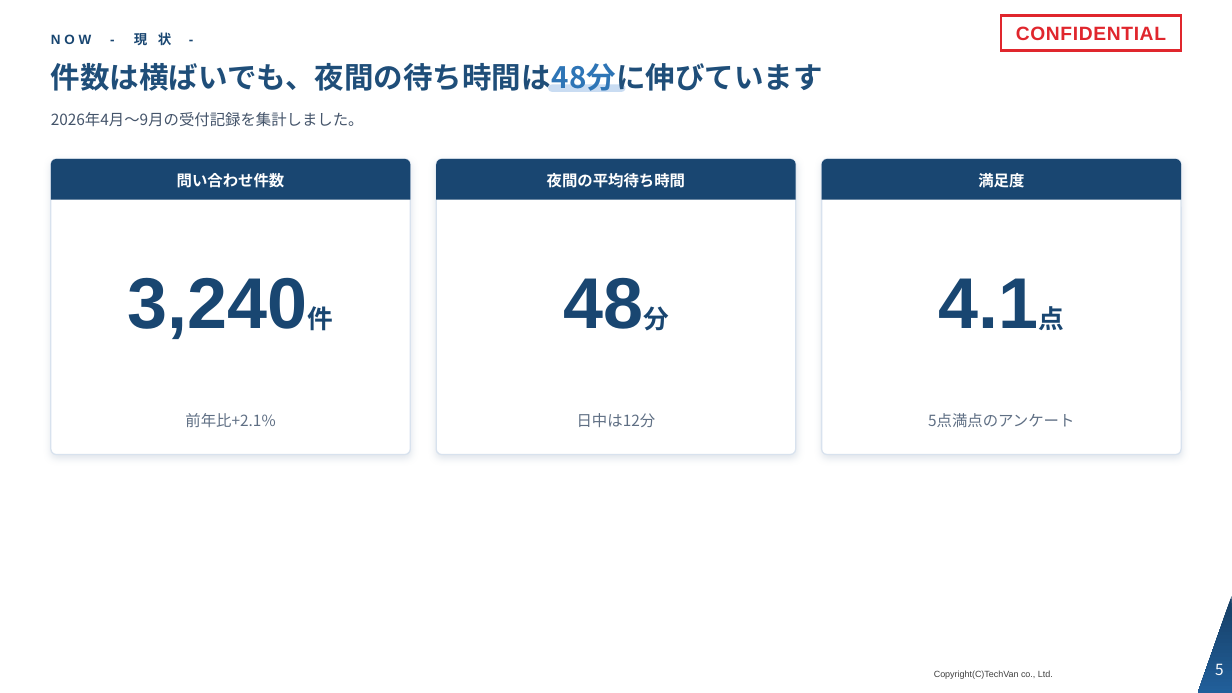
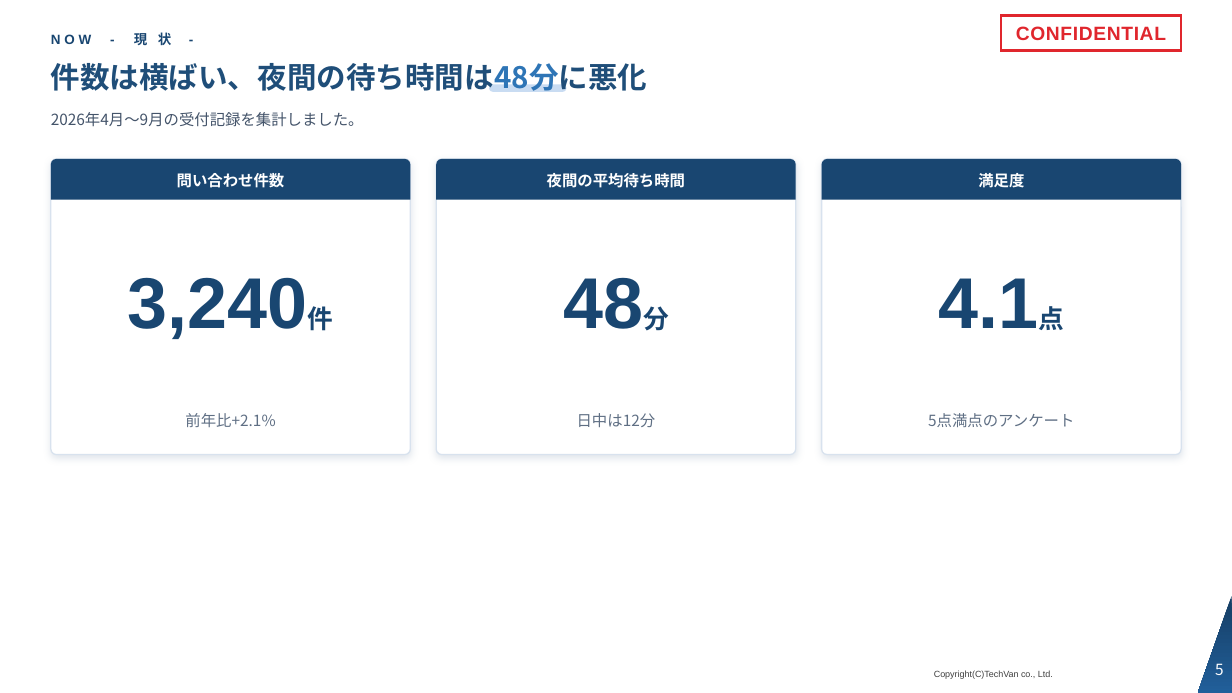
Before and after one commit to Kishi-Satoshi/slide-techvan-dist, a slide deck: slide 5 of plugins/slide-techvan/skills/slide-techvan/examples/catalog-techvan.pptx. Drawn at 1232x693 pixels with LibreOffice and Linux fonts; fonts in the diff are those of the drawing; background and template pictures are left out. Boxes give left, top, right and bottom in pixels: in the first picture for what was removed or moved away, otherwise in the second. Text is boxed around its words. In the diff, an @@ line names an element or a change of style, - is before the commit and + after.

```diff
--- a/plugins/slide-techvan/skills/slide-techvan/examples/catalog-techvan.pptx
+++ b/plugins/slide-techvan/skills/slide-techvan/examples/catalog-techvan.pptx
@@ title at bbox=[51, 63, 648, 92]: text changed @@
-件数は横ばいでも、夜間の待ち時間は48分に伸びています
+件数は横ばい、夜間の待ち時間は48分に悪化
@@ rounded rectangle: place and size @@
-rounded rectangle at bbox=[548, 84, 626, 91]
+rounded rectangle at bbox=[489, 84, 567, 91]
```
Also in this commit, not shown: 16 other slides changed, 12 other files.
